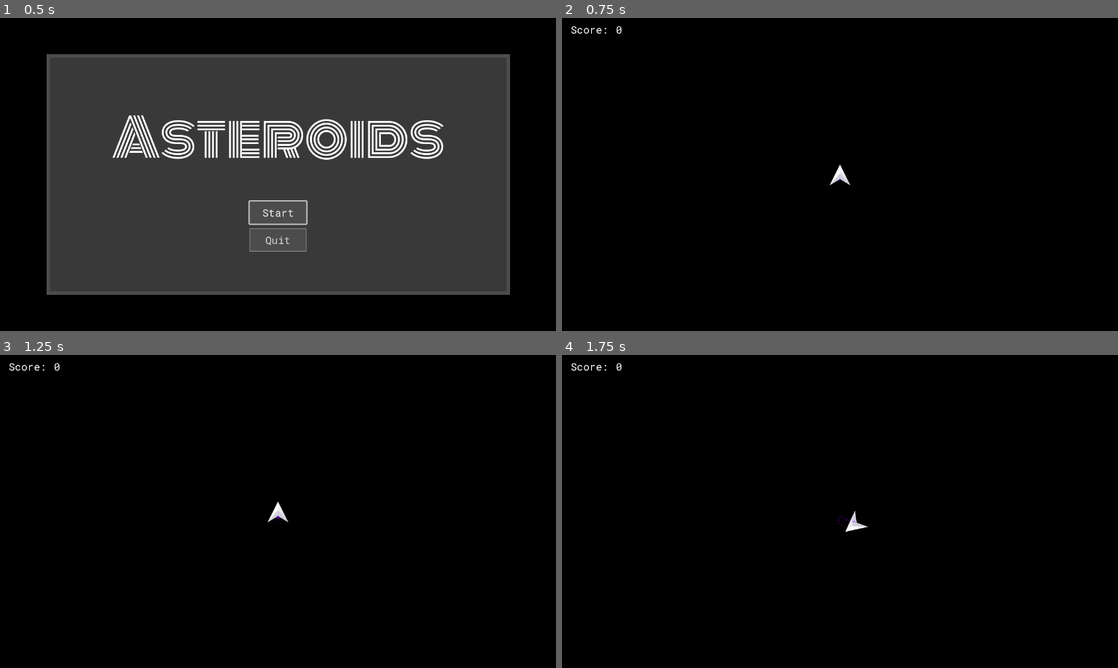
Above: before the commit, frames 1-4 (two rows, left to right).
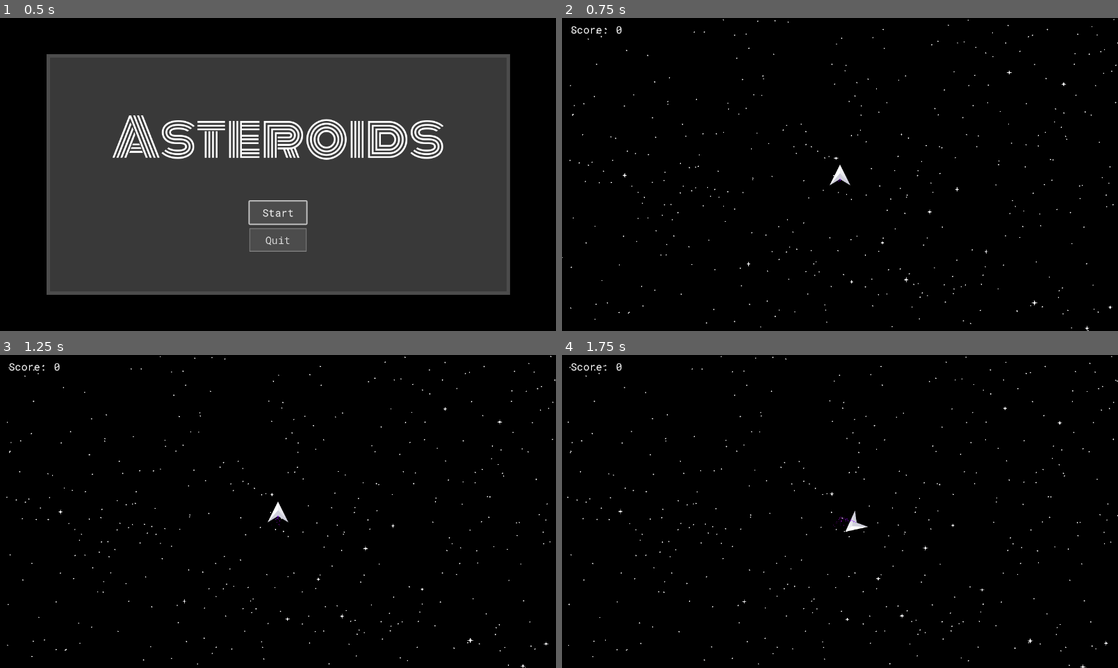
Above: after the commit, the same moments.

Repository: cdhumphreys/asteroids-godot
Game: Godot game, scene res://scenes/game.tscn
The game is run twice, just before and just after one commit, with the same random seed, the same clock (stepped at 60 frames per second) and the same inputs.
Inputs:
- Up to frame 1 (0.5 s): no input
- Up to frame 2 (0.75 s): click "Start" at 0.5 s
- Up to frame 3 (1.25 s): no input
- Up to frame 4 (1.75 s): hold S (thrust_backward) from 1.28 s (still down); hold A (rotate_anticlockwise) from 1.28 s (still down)

Frame 1 is identical in both runs. In frame 2, 0.4% of the frame differs, in the area x 0-100%, y 0-100%; in frame 3, 0.5%; in frame 4, 0.5%.

Commit message:
Adding star field background

Diff:
--- a/scenes/game.tscn
+++ b/scenes/game.tscn
@@ -11,6 +11,7 @@
 [ext_resource type="PackedScene" uid="uid://bul7gadgy37p1" path="res://scenes/pause_menu.tscn" id="8_gee14"]
 [ext_resource type="PackedScene" uid="uid://dp1vo74r3a1lr" path="res://scenes/high_scores.tscn" id="9_vtaks"]
 [ext_resource type="PackedScene" uid="uid://c3ltlngvfgv0y" path="res://scenes/enter_name_menu.tscn" id="10_kvpfn"]
+[ext_resource type="PackedScene" uid="uid://blklh1g1pl6aj" path="res://scenes/starfield.tscn" id="12_dinhu"]
 
 [sub_resource type="Curve2D" id="Curve2D_yqjtg"]
 _data = {
@@ -22,6 +23,8 @@
 script = ExtResource("1_lnu2h")
 asteroid_stats = Array[ExtResource("5_vtaks")]([ExtResource("4_iywne"), ExtResource("5_p57ef")])
 MAX_ASTEROIDS = 3
+
+[node name="Starfield" parent="." instance=ExtResource("12_dinhu")]
 
 [node name="DeathScreen" parent="." instance=ExtResource("5_0tnpc")]
 unique_name_in_owner = true
--- /dev/null
+++ b/scenes/starfield.tscn
@@ -0,0 +1,46 @@
+[gd_scene load_steps=5 format=3 uid="uid://blklh1g1pl6aj"]
+
+[ext_resource type="Texture2D" uid="uid://mqwrqol11ngd" path="res://assets/stars/star_tiny.png" id="1_g6628"]
+[ext_resource type="Texture2D" uid="uid://pbetbki8xmhf" path="res://assets/stars/star_medium.png" id="2_6yukn"]
+
+[sub_resource type="ParticleProcessMaterial" id="ParticleProcessMaterial_6dd55"]
+particle_flag_disable_z = true
+emission_shape = 3
+emission_box_extents = Vector3(1, 360, 1)
+direction = Vector3(-1, 0, 0)
+spread = 10.0
+initial_velocity_min = 5.0
+initial_velocity_max = 5.0
+gravity = Vector3(0, 0, 0)
+scale_min = 0.099999994
+scale_max = 0.099999994
+
+[sub_resource type="ParticleProcessMaterial" id="ParticleProcessMaterial_0ewwf"]
+particle_flag_disable_z = true
+emission_shape = 3
+emission_box_extents = Vector3(1, 360, 1)
+direction = Vector3(-1, 0, 0)
+spread = 25.0
+initial_velocity_min = 10.0
+initial_velocity_max = 10.0
+gravity = Vector3(0, 0, 0)
+scale_min = 0.099999994
+scale_max = 0.14999999
+
+[node name="Starfield" type="Node2D"]
+
+[node name="Back" type="GPUParticles2D" parent="."]
+position = Vector2(1322, 360)
+amount = 500
+texture = ExtResource("1_g6628")
+lifetime = 300.0
+preprocess = 300.0
+process_material = SubResource("ParticleProcessMaterial_6dd55")
+
+[node name="Middle" type="GPUParticles2D" parent="."]
+position = Vector2(1322, 360)
+amount = 50
+texture = ExtResource("2_6yukn")
+lifetime = 300.0
+preprocess = 300.0
+process_material = SubResource("ParticleProcessMaterial_0ewwf")
Not shown: 1 places in scenes/game.tscn that only renumber resources
